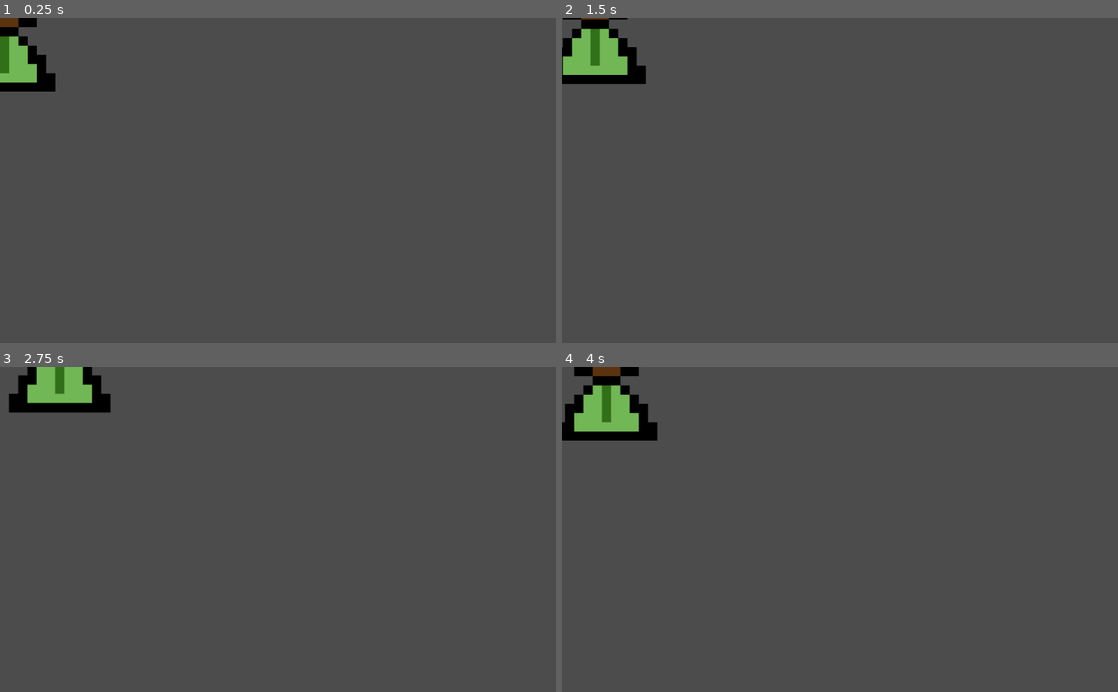
Above: before the commit, frames 1-4 (two rows, left to right).
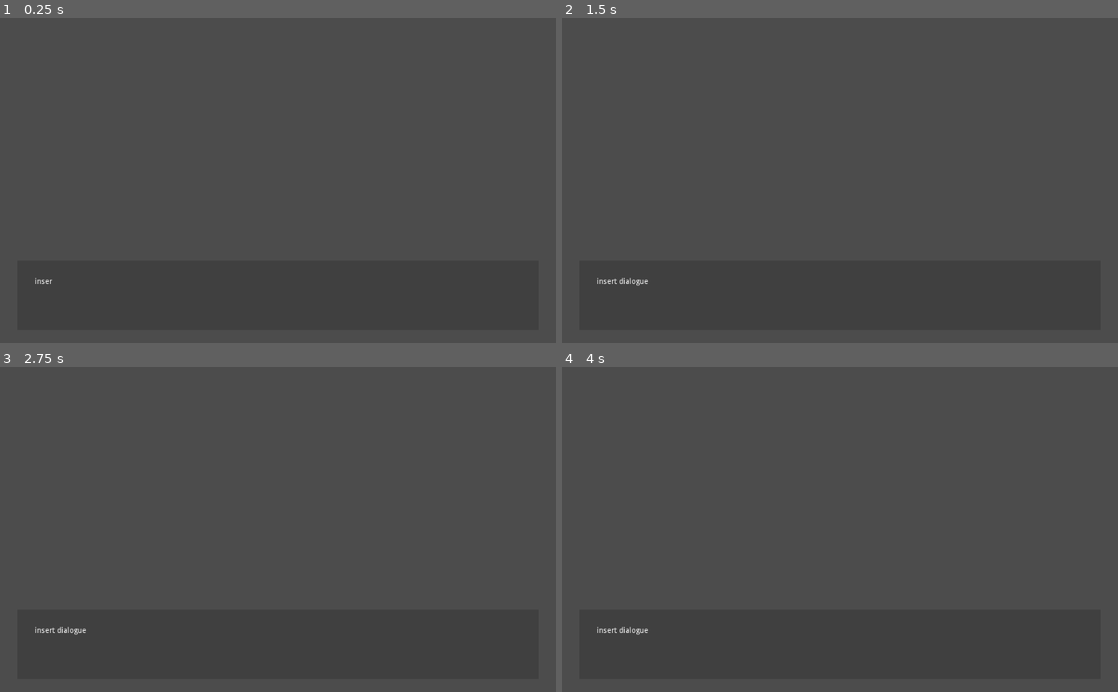
Above: after the commit, the same moments.

Repository: DerpScarab/ComputerScienceGaem
Game: Godot game, scene res://scenes/World.tscn
Two runs of this game, one before a commit and one after it. Both use one fixed random seed, a clock stepped at 60 frames per second and the inputs below. The project has no main scene, so this scene is started directly.
Inputs:
- Up to frame 1 (0.25 s): no input
- Up to frame 2 (1.5 s): tap Enter at 0.5 s; hold Right (ui_right) 0.53-1.28 s; hold Down (ui_down) from 1.28 s (still down)
- Up to frame 3 (2.75 s): release Down (ui_down) at 2.03 s; hold Right (ui_right) from 2.03 s (still down)
- Up to frame 4 (4 s): release Right (ui_right) at 2.78 s; hold Up (ui_up) 2.78-3.53 s; hold Left (ui_left) from 3.53 s (still down)

The runs differ from the first frame. In frame 1, 1.7% of the frame differs, in the area x 0-10%, y 0-82%; in frame 2, 2.5%; in frame 3, 2.3%; in frame 4, 2.9%, in the area x 0-18%, y 0-83%.
Error after the commit: Invalid get index 'type' (on base: 'InputEventKey'). (res://scenes/RichTextLabel.gd:15)

Commit message:
eeeeeeeeeeeee

Diff:
--- /dev/null
+++ b/New Game Project/scenes/RichTextLabel.gd
@@ -0,0 +1,25 @@
+extends RichTextLabel
+
+# Declare member variables here. Examples:
+var dialogue = ["insert dialogue", "e"]
+var page = 0
+
+# Called when the node enters the scene tree for the first time.
+func _ready():
+	set_bbcode(dialogue[page])
+	set_visible_characters(0)
+	set_process_input(true)
+
+# Called every frame. 'delta' is the elapsed time since the previous frame.
+func _input(event):
+	if event.type == InputEvent.MOUSE_BUTTON && event.is_action_pressed():
+		if get_visible_characters() > get_total_character_count():
+				if page < dialogue.size()-1:
+					page += 1
+					set_bbcode(dialogue[page])
+					set_visible_characters(0)
+		else:
+			set_visible_characters(get_total_character_count())
+
+func _on_Timer_timeout():
+	set_visible_characters(get_visible_characters()+1)
--- a/New Game Project/scenes/World.tscn
+++ b/New Game Project/scenes/World.tscn
@@ -1,7 +1,7 @@
 [gd_scene load_steps=3 format=2]
 
 [ext_resource path="res://scenes/Player.gd" type="Script" id=1]
-[ext_resource path="res://Sprites/TempSprite.png" type="Texture" id=2]
+[ext_resource path="res://scenes/RichTextLabel.gd" type="Script" id=2]
 
 [node name="World" type="Node2D"]
 
@@ -10,5 +10,18 @@
 
 [node name="CollisionShape2D" type="CollisionShape2D" parent="Player"]
 
-[node name="Sprite" type="Sprite" parent="Player"]
-texture = ExtResource( 2 )
+[node name="Text Box" type="Polygon2D" parent="."]
+color = Color( 0.254902, 0.254902, 0.254902, 1 )
+polygon = PoolVector2Array( 32, 576, 992, 576, 992, 448, 32, 448 )
+
+[node name="RichTextLabel" type="RichTextLabel" parent="Text Box"]
+margin_left = 64.0
+margin_top = 480.0
+margin_right = 960.0
+margin_bottom = 544.0
+script = ExtResource( 2 )
+
+[node name="Timer" type="Timer" parent="Text Box"]
+wait_time = 0.05
+autostart = true
+[connection signal="timeout" from="Text Box/Timer" to="Text Box/RichTextLabel" method="_on_Timer_timeout"]
Not shown, changed: New Game Project/Sprites/TempSprite.png.import
